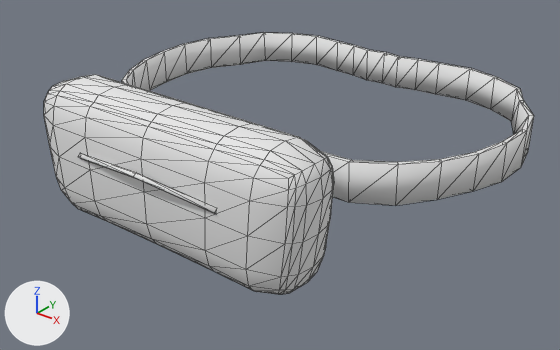
Renders of the glTF model apps/client/public/life/wear-woman/extra-fannypack.glb from each side of a commit.
Rendered twice from a 50 mm camera at (0.375, -0.537, 1.2) aimed at (0.011, -0.082, 0.918). The lights are fixed; the arrows at lower left show +X, +Y and +Z. The picture after the commit comes second. Mesh edges are drawn as thin lines. Vertices at exactly the same position are counted once.

Objects in the first picture: 'wear-extra-fannypack'.
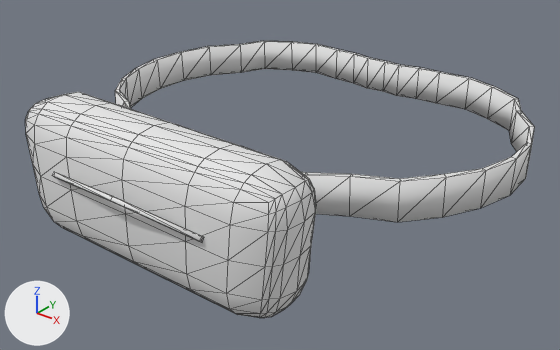
What the commit changed:
me_wear_extra_fannypack is used by ob_wear_extra_fannypack; location (0.0, 0.0, 0.0).
me_wear_extra_fannypack had 376 vertices, 748 faces and spanned x -0.183..0.183, y -0.228..0.104, z 0.897..1.008.
me_wear_extra_fannypack now has 376 vertices, 748 faces and spans x -0.19..0.19, y -0.25..0.104, z 0.888..0.999.
me_wear_extra_fannypack part 1: the loose piece of 218 vertices spanning x -0.13..0.13, y -0.22..-0.156, z 0.897..1.008 is scaled about its middle by (0.996, 1, 0.999), then moved by (0.0, -0.018, -0.009).
me_wear_extra_fannypack part 2: the loose piece of 14 vertices spanning x -0.069..0.069, y -0.228..-0.217, z 0.958..0.97 is scaled about its middle by (1.09, 1.15, 1), then moved by (0.0, -0.021, -0.009).
me_wear_extra_fannypack part 3: 144 of 376 vertices moved; they spanned x -0.183..0.183, y -0.151..0.104, z 0.943..0.979 and now span x -0.19..0.19, y -0.172..0.104, z 0.936..0.97; mean shift (0.0, -0.004, -0.009); largest move (0.0, -0.146, 0.978) -> (0.0, -0.168, 0.969).

Boxes (x1, y1, x2, y2) around the edits, measured in the pictures (560 x 350 px; the box of a moved part takes in the faces that stretch with it):
'wear-extra-fannypack', reshaped: before (44, 32, 534, 294); after (25, 41, 535, 318)
part 1 of me_wear_extra_fannypack, moved or reshaped: before (44, 74, 334, 294); after (25, 92, 316, 318)
part 2 of me_wear_extra_fannypack, moved or reshaped: before (78, 154, 216, 214); after (52, 171, 203, 242)
part 3 of me_wear_extra_fannypack, moved or reshaped: before (122, 32, 534, 206); after (115, 41, 535, 222)
